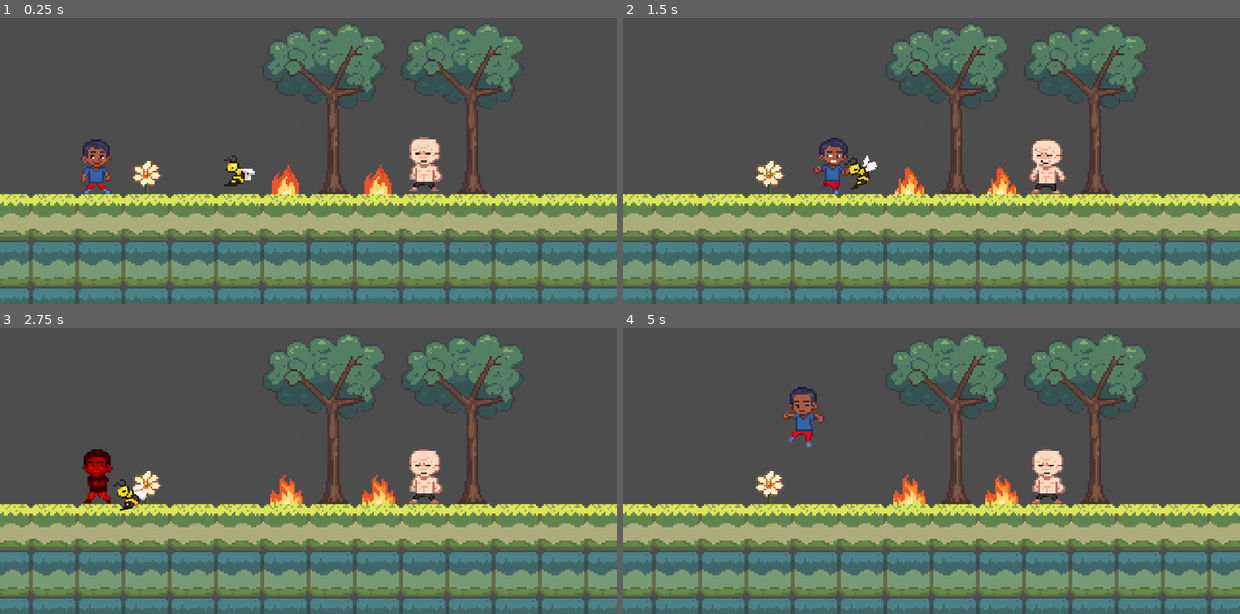
Above: before the commit, frames 1-4 (two rows, left to right).
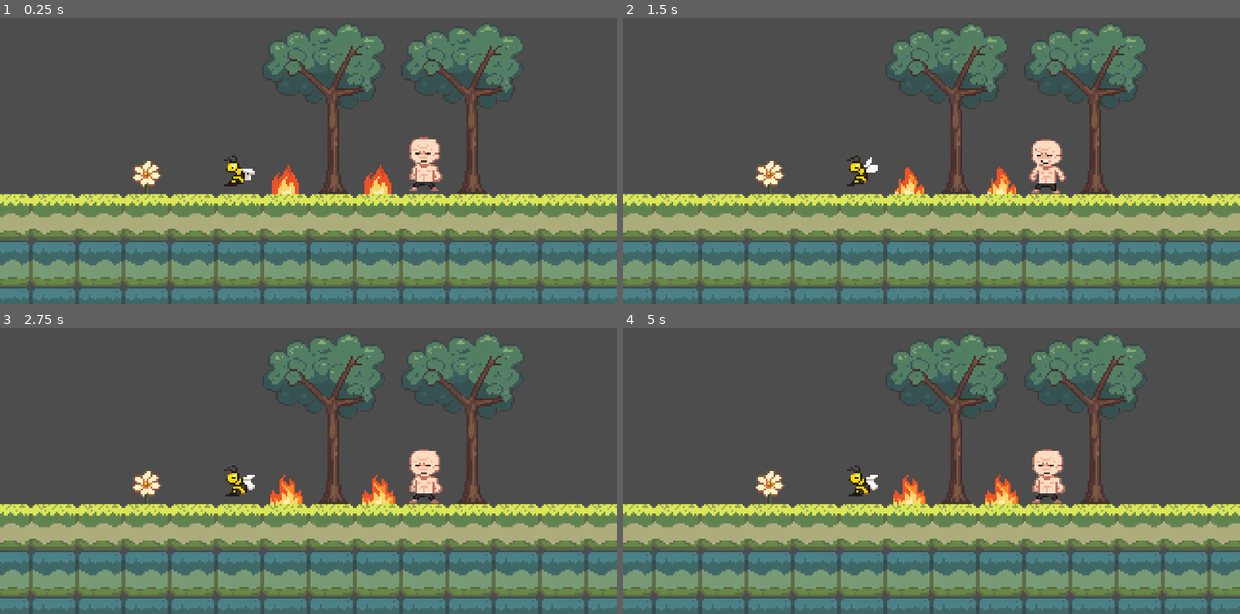
Above: after the commit, the same moments.

Repository: codenergy-dev/maricagamesjam2025_codenergy
Game: Godot game, scene res://scenes/game.tscn
The game is run twice, just before and just after one commit, with the same random seed, the same clock (stepped at 60 frames per second) and the same inputs. The engine's default icon, where the game draws it, is replaced by a stand-in: a white triangle on a blue panel in a dark square.
Inputs:
- Up to frame 1 (0.25 s): no input
- Up to frame 2 (1.5 s): tap Enter (ui_accept) at 0.5, 0.77 s; hold Right (ui_right) from 0.53 s (still down)
- Up to frame 3 (2.75 s): tap Enter (ui_accept) at 1.52 s; release Right (ui_right) at 2.03 s; hold Left (ui_left) from 2.03 s (still down)
- Up to frame 4 (5 s): release Left (ui_left) at 2.78 s; hold Right (ui_right) 2.78-4.28 s; tap Enter (ui_accept) at 3.02, 3.77, 4.52 s; hold Left (ui_left) from 4.28 s (still down)

The runs differ from the first frame. In frame 1, 0.6% of the frame differs, in the area x 13-19%, y 42-62%; in frame 2, 0.9%; in frame 3, 1.2%, in the area x 13-42%, y 42-65%; in frame 4, 1.0%.

Commit message:
Remove player from game scene

Diff:
--- a/godot/scenes/game.tscn
+++ b/godot/scenes/game.tscn
@@ -1,6 +1,5 @@
-[gd_scene load_steps=3 format=3 uid="uid://dit1a017pswy0"]
+[gd_scene load_steps=2 format=3 uid="uid://dit1a017pswy0"]
 
-[ext_resource type="PackedScene" uid="uid://ex2bnscbk8kg" path="res://scenes/player.tscn" id="1_yqjtg"]
 [ext_resource type="PackedScene" uid="uid://bcqrpg6j4kk04" path="res://scenes/level_1_1.tscn" id="7_u5sy4"]
 
 [node name="Game" type="Node2D" groups=["game"]]
@@ -9,8 +8,5 @@
 offset = Vector2(0, -200)
 zoom = Vector2(0.75, 0.75)
 
-[node name="Player" parent="." instance=ExtResource("1_yqjtg")]
-position = Vector2(-880, 0)
-
 [node name="Level 1 1" parent="." instance=ExtResource("7_u5sy4")]
 position = Vector2(0, 64)
